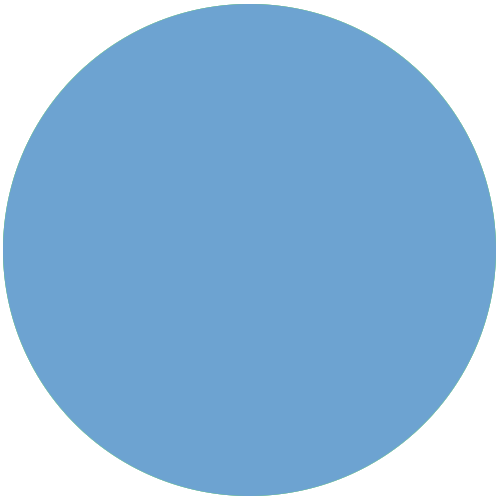
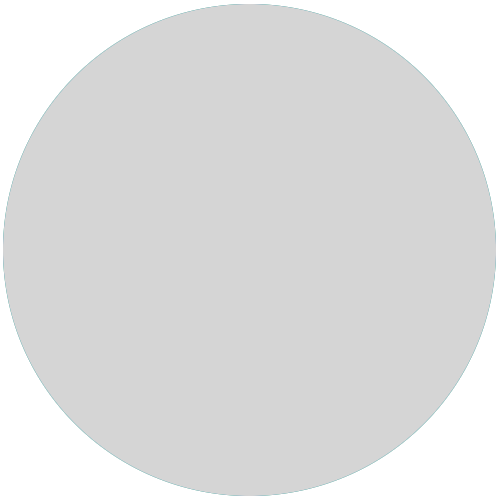
Two versions of the same layered image (w=500, h=500). Layer-by-layer changes:
showed "Layer 1 copy 2" over [3,4,496,496]
hid "Layer 1 copy", painted on it over [3,4,496,496]
hid "Layer 1", painted on it over [3,4,496,496]
